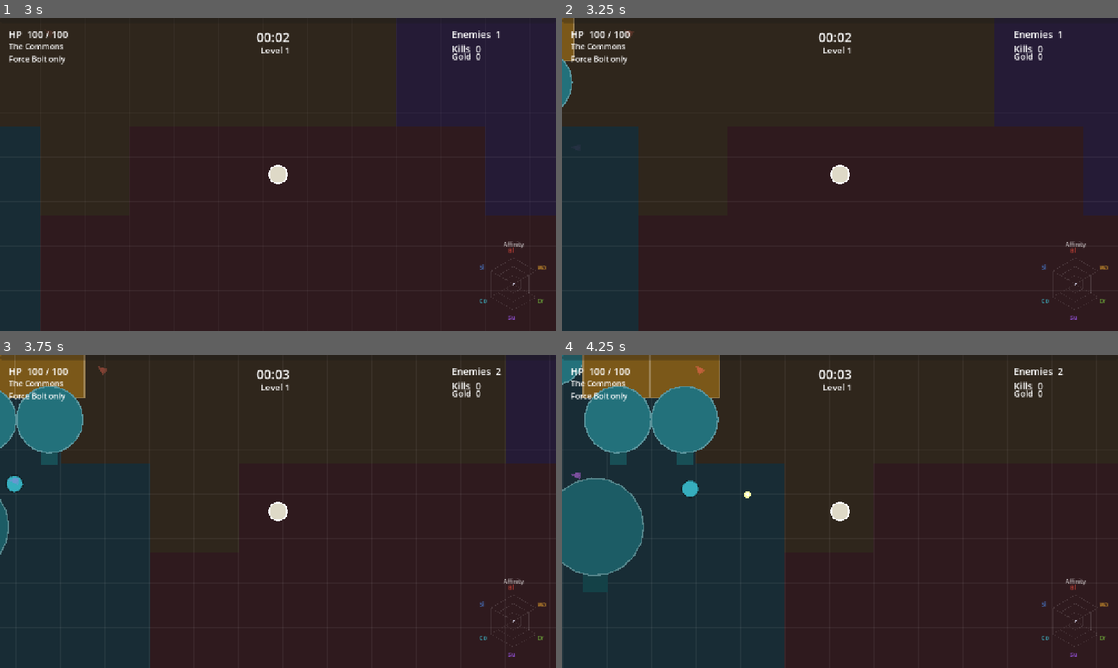
Above: before the commit, frames 1-4 (two rows, left to right).
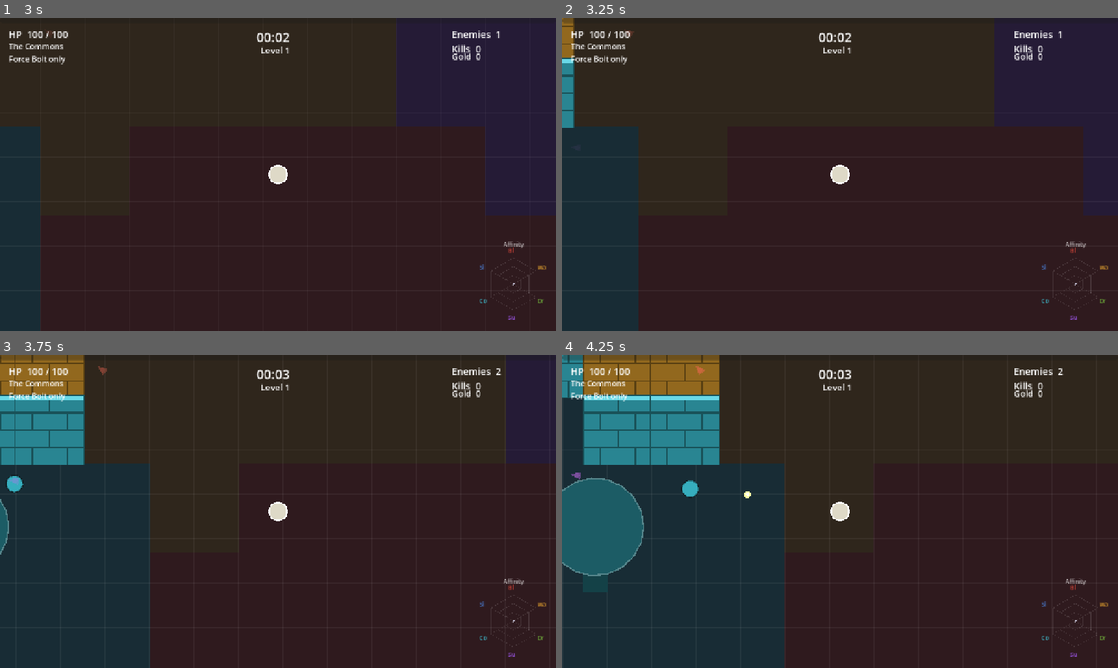
Above: after the commit, the same moments.

Repository: veighnsche/survivors-prototype
Game: Godot game, scene res://main_menu.tscn
Two runs of this game, one before a commit and one after it. Both use one fixed random seed, a clock stepped at 60 frames per second and the inputs below.
Inputs:
- Up to frame 1 (3 s): click "Start Run" at 0.5 s; tap Enter at 1.25 s; hold W 1.28-2.78 s; tap 1 at 1.35 s; tap 2 at 2.1 s; hold A from 2.78 s (still down); tap 3 at 2.85 s
- Up to frame 2 (3.25 s): keep holding A
- Up to frame 3 (3.75 s): keep holding A; tap Q at 3.6 s
- Up to frame 4 (4.25 s): keep holding A

Frame 1 is identical in both runs. In frame 2, 0.4% of the frame differs, in the area x 0-3%, y 0-36%; in frame 3, 2.1%; in frame 4, 3.6%, in the area x 0-29%, y 0-36%.

Commit message:
Utility caster brain, distinct attack kinds, huge biomes, real walls
Brain v2 — utility scoring, not just damage: each cycle scores every
off-cooldown awakened basic on (a) expected damage vs the real field, (b)
survival relief (Repulse valued by nearby contact pressure x low-HP urgency,
Frost Cleave by slow utility on fast enemies), (c) healing need (Leech Bolt
scales with missing HP), (d) home-turf attunement x1.45 for the local biome's
attack. Per-attack cooldowns + a global 0.42s cycle: exactly one cast per
cycle, long-cd attacks don't silence the caster.

New attack kinds: Fireball (AoE on impact), Repulse (radial pushback wave),
Leech Bolt (heals on hit), Frost Cleave (cone + slow), Storm Lance (instant
chain lightning, ChainFx), Soulburst (big AoE, long cd).

World: biome cells 4200 -> 9000 (a biome is a territory); wall gates 30% -> 12%
(rare entrances); dedicated WallBody rampart sprite (stone coursework, biome
tint) replacing repeated building bodies; floor loot nudges out of collision
bodies or skips (never buried unreachable).

Sim-verified per-build attack mixes are situational (Fireball/Force alternation,
Repulse only under pressure, Storm Lance at range).

Co-Authored-By: Claude Opus 4.8 <noreply@anthropic.com>

Diff:
--- a/scripts/border_field.gd
+++ b/scripts/border_field.gd
@@ -68,9 +68,8 @@
 	var gate := Vector2i(int(floor(pos.x / GATE)), int(floor(pos.y / GATE)))
 	if posmod(hash(Vector3i(world_seed ^ 0x77AA11, gate.x, gate.y)), 100) < Config.WALL_GAP_PCT:
 		return null
-	var w := ObstacleBody.new()
+	var w := WallBody.new()
 	w.size = Vector2(TILE + 4.0, TILE + 4.0)
-	w.style = Config.BIOMES[b].obstacle
-	w.color = Color(Config.BIOMES[b].color).darkened(0.45)
+	w.tint = Color(Config.BIOMES[b].color)
 	w.global_position = pos
 	return w
--- /dev/null
+++ b/scripts/chain_fx.gd
@@ -0,0 +1,26 @@
+class_name ChainFx
+extends Node2D
+## Jagged lightning polyline through the chain's hit points, fading fast.
+## World-space points; the node sits at origin.
+
+var points: PackedVector2Array
+var color := Color(0.7, 0.85, 1.0)
+
+
+func _ready() -> void:
+	z_index = 9
+	queue_redraw()
+	var tw := create_tween()
+	tw.tween_property(self, "modulate:a", 0.0, 0.15)
+	tw.tween_callback(queue_free)
+
+
+func _draw() -> void:
+	if points.size() < 2:
+		return
+	for i in points.size() - 1:
+		var a := points[i]
+		var b := points[i + 1]
+		var mid := (a + b) * 0.5 + Vector2(randf_range(-8, 8), randf_range(-8, 8))
+		draw_polyline(PackedVector2Array([a, mid, b]), color, 3.0, true)
+		draw_circle(b, 4.0, color)
--- a/scripts/config.gd
+++ b/scripts/config.gd
@@ -9,15 +9,20 @@
 # The caster fires exactly one basic attack per cast cycle — whichever the
 # brain computes will deal the most damage right now. "force" is the
 # tabula-rasa starter every run begins with.
+# kind: bolt (projectile), cleave (cone), chain (instant jumps), repulse
+# (radial knockback wave), burst (big radial AoE). cooldown is per-attack; the
+# caster cycles globally every CAST_CYCLE and picks ONE off-cooldown attack.
 var BASIC_ATTACKS := {
-	"force":   {"name": "Force Bolt",   "interval": 0.45, "damage": 4.5, "range": 360.0, "speed": 520.0, "dtype": "arcane"},
-	"blast":   {"name": "Firebolt",     "interval": 0.60, "damage": 6.0, "range": 380.0, "speed": 540.0, "dtype": "arcane", "explode": 56.0},
-	"ward":    {"name": "Bulwark Slam", "interval": 0.70, "damage": 9.0, "range": 125.0, "arc": 140.0, "dtype": "reflect", "knockback": 46.0},
-	"drain":   {"name": "Leech Bolt",   "interval": 0.60, "damage": 6.5, "range": 330.0, "speed": 460.0, "dtype": "necrotic"},
-	"control": {"name": "Frost Lance",  "interval": 0.60, "damage": 5.0, "range": 360.0, "speed": 500.0, "dtype": "frost", "slow": 0.55},
-	"sight":   {"name": "True Bolt",    "interval": 0.65, "damage": 5.5, "range": 480.0, "speed": 640.0, "dtype": "precise"},
-	"summon":  {"name": "Spirit Dart",  "interval": 0.40, "damage": 3.5, "range": 340.0, "speed": 480.0, "dtype": "physical"},
-}
+	"force":   {"kind": "bolt",    "name": "Force Bolt",   "cooldown": 0.45, "damage": 4.5, "range": 360.0, "speed": 520.0, "dtype": "arcane"},
+	"blast":   {"kind": "bolt",    "name": "Fireball",     "cooldown": 0.80, "damage": 7.0, "range": 380.0, "speed": 460.0, "dtype": "arcane", "explode": 64.0},
+	"ward":    {"kind": "repulse", "name": "Repulse",      "cooldown": 1.60, "damage": 7.0, "range": 150.0, "dtype": "reflect", "knockback": 120.0},
+	"drain":   {"kind": "bolt",    "name": "Leech Bolt",   "cooldown": 0.70, "damage": 6.0, "range": 330.0, "speed": 460.0, "dtype": "necrotic", "leech": 0.35},
+	"control": {"kind": "cleave",  "name": "Frost Cleave", "cooldown": 0.75, "damage": 8.0, "range": 135.0, "arc": 150.0, "dtype": "frost", "slow": 0.5},
+	"sight":   {"kind": "chain",   "name": "Storm Lance",  "cooldown": 0.90, "damage": 6.0, "range": 480.0, "dtype": "precise", "jumps": 2, "jump_range": 190.0},
+	"summon":  {"kind": "burst",   "name": "Soulburst",    "cooldown": 2.60, "damage": 9.0, "range": 230.0, "dtype": "physical"},
+}
+var CAST_CYCLE := 0.42        # global pace of the one-attack-per-cycle brain
+var BIOME_ATTUNE_BIAS := 1.45 # the brain leans toward the local biome's attack
 var BOLT_LIFE := 0.75
 
 # --- Families (the six corners; v1 implements blast/ward/drain) ---------------
@@ -55,7 +60,7 @@
 }
 var COMMONS_RADIUS := 450.0      # small guaranteed-Commons ring at spawn
 var SPAWN_FAIR_RADIUS := 2600.0  # fair pinwheel: all 3 biomes touch spawn as seed-rotated sectors
-var BIOME_CELL := 4200.0         # HUGE blobs beyond — several screens across; easy to enter, hard to leave
+var BIOME_CELL := 9000.0         # HUGE blobs — a biome is a whole territory, not a patch
 var BIOME_WEIGHTS := {"commons": 0.20, "thornreach": 0.16, "barrows": 0.16, "wilds": 0.16, "cragspire": 0.16, "hollow": 0.16}
 
 # Territory: enemies weaken and head home when outside their biome (no dragging
@@ -165,7 +170,7 @@
 var CHEST_HEAL := 25.0
 
 # Biome border walls
-var WALL_GAP_PCT := 30  # percent of border gate-cells left open as entrances
+var WALL_GAP_PCT := 12  # percent of border gate-cells left open as entrances (gates are rare)
 
 # Obstacles / buildings
 var OBSTACLE_CELL := 420.0
--- a/scripts/game.gd
+++ b/scripts/game.gd
@@ -225,6 +225,7 @@
 			_last_inside_pos = player.global_position
 
 	var biome := biome_map.biome_at(player.global_position)
+	player.current_biome = biome  # the brain leans toward the local biome's attack
 	if biome != _cur_biome:
 		_cur_biome = biome
 		hud.show_banner("Entering %s" % Config.BIOMES[biome].name, Config.BIOMES[biome].color)
--- a/scripts/loot_field.gd
+++ b/scripts/loot_field.gd
@@ -73,6 +73,11 @@
 	var oy := (float(posmod(hy, 10000)) / 10000.0 - 0.5) * cell * jit
 	var pos := Vector2(c) * cell + Vector2(cell * 0.5, cell * 0.5) + Vector2(ox, oy)
 
+	# Never bury loot inside a wall/building — nudge it out, or skip the cell.
+	pos = _free_spot(pos)
+	if pos == Vector2.INF:
+		return null
+
 	var roll := posmod(ht, 100)
 	var node
 	if roll < 86:
@@ -90,6 +95,21 @@
 	return node
 
 
+## Returns a nearby position clear of collision bodies, or Vector2.INF if the
+## whole neighbourhood is blocked.
+func _free_spot(pos: Vector2) -> Vector2:
+	var space := get_world_2d().direct_space_state
+	var q := PhysicsPointQueryParameters2D.new()
+	q.collision_mask = 16
+	q.collide_with_bodies = true
+	q.collide_with_areas = false
+	for off in [Vector2.ZERO, Vector2(90, 0), Vector2(-90, 0), Vector2(0, 90), Vector2(0, -90), Vector2(120, 120), Vector2(-120, -120)]:
+		q.position = pos + off
+		if space.intersect_point(q, 1).is_empty():
+			return pos + off
+	return Vector2.INF
+
+
 func _pickup_kind(h: int) -> String:
 	var kinds := ["heal", "magnet", "bomb", "frenzy", "power", "haste", "shield"]
 	return kinds[posmod(h >> 17, kinds.size())]
--- a/scripts/player.gd
+++ b/scripts/player.gd
@@ -16,9 +16,11 @@
 var radius := 13.0
 var color := Color(0.87, 0.85, 0.78)
 
-# Cast cycle (shared by all basic attacks)
+# Cast cycle: one basic attack per global cycle; each attack has its own cd.
 var cast_cd := 0.0
+var atk_cds: Dictionary = {}
 var bolt_count := 1
+var current_biome := "commons"  # set each frame by the run director
 
 # Global modifiers
 var damage_mult := 1.0
@@ -249,9 +251,10 @@
 
 
 ## Central damage funnel: mults, crits, Shatter, siphon, use-deepens insight.
-func deal(e, base: float, dtype: String, fam: String) -> void:
+## Returns the damage actually applied (leech etc. build on it).
+func deal(e, base: float, dtype: String, fam: String) -> float:
 	if e == null or not is_instance_valid(e):
-		return
+		return 0.0
 	if e.slow_t > 0.0 and has_shatter:
 		base *= 1.45
 	var final_dtype := dtype
@@ -266,6 +269,7 @@
 		RunLog.bump("healing", "siphon", applied * siphon_pct)
 	if fam != "" and applied > 0.0:
 		add_insight(fam, 0.008)
+	return applied
 
 
 # --- The caster brain: ONE basic attack per cycle, the mathematically best one -------
@@ -284,100 +288,198 @@
 	return out
 
 
-func _cast_brain(delta: float) -> void:
-	cast_cd -= delta
-	if cast_cd > 0.0:
-		return
-
-	var best := ""
-	var best_score := 0.0
-	var best_target = null
-
-	for key in _available_basics():
-		var atk: Dictionary = Config.BASIC_ATTACKS[key]
-		var dmg_base: float = atk.damage * (cantrip_mult if key == "force" else fam_power.get(key, 1.0))
-		if atk.has("arc"):
-			# melee cone: sum expected damage over everyone in reach
-			var aim_t := _nearest_enemy_in(atk.range)
-			if aim_t == null:
-				continue
-			var aim: Vector2 = (aim_t.global_position - global_position).normalized()
-			var half: float = deg_to_rad(atk.arc) * 0.5
-			var total := 0.0
-			for e in get_tree().get_nodes_in_group("enemies"):
-				var to_e: Vector2 = e.global_position - global_position
-				if to_e.length() <= atk.range and absf(aim.angle_to(to_e.normalized())) <= half:
-					total += _est(e, dmg_base, atk.dtype)
-			if total > best_score:
-				best_score = total
-				best = key
-				best_target = aim_t
-		else:
+## Utility scoring: damage + survival relief + healing need + home-turf lean.
+func _score_attack(key: String, atk: Dictionary) -> Dictionary:
+	var dmg_base: float = atk.damage * (cantrip_mult if key == "force" else fam_power.get(key, 1.0))
+	var score := 0.0
+	var target = null
+	match atk.kind:
+		"bolt":
 			var t := _nearest_enemy_in(atk.range)
 			if t == null:
-				continue
-			var dmg: float = _est(t, dmg_base, atk.dtype) * bolt_count
+				return {"score": 0.0}
+			score = _est(t, dmg_base, atk.dtype) * bolt_count
 			if atk.has("explode"):
 				var er: float = atk.explode * blast_radius_mult
 				for e2 in get_tree().get_nodes_in_group("enemies"):
 					if e2 != t and t.global_position.distance_to(e2.global_position) <= er:
-						dmg += _est(e2, dmg_base * 0.6, atk.dtype)
-			if dmg > best_score:
-				best_score = dmg
-				best = key
-				best_target = t
+						score += _est(e2, dmg_base * 0.6, atk.dtype)
+			if atk.has("leech"):
+				# healing value scales with how hurt we are
+				var urgency: float = clampf(1.0 - hp / max_hp, 0.0, 1.0)
+				score += _est(t, dmg_base, atk.dtype) * atk.leech * urgency * 3.0
+			target = t
+		"cleave":
+			var aim_t := _nearest_enemy_in(atk.range)
+			if aim_t == null:
+				return {"score": 0.0}
+			var aim: Vector2 = (aim_t.global_position - global_position).normalized()
+			var half: float = deg_to_rad(atk.arc) * 0.5
+			for e in get_tree().get_nodes_in_group("enemies"):
+				var to_e: Vector2 = e.global_position - global_position
+				if to_e.length() <= atk.range and absf(aim.angle_to(to_e.normalized())) <= half:
+					score += _est(e, dmg_base, atk.dtype)
+					if atk.has("slow") and e.slow_t <= 0.0:
+						score += e.speed * 0.02  # slow utility: fast enemies are worth chilling
+			target = aim_t
+		"chain":
+			var t := _nearest_enemy_in(atk.range)
+			if t == null:
+				return {"score": 0.0}
+			score = _est(t, dmg_base, atk.dtype)
+			var links := _chain_targets(t, int(atk.jumps), atk.jump_range)
+			for e in links:
+				score += _est(e, dmg_base * 0.8, atk.dtype)
+			target = t
+		"repulse":
+			# survival tool: value = damage + the contact damage you're relieving
+			var pressure := 0.0
+			var count := 0
+			for e in get_tree().get_nodes_in_group("enemies"):
+				if global_position.distance_to(e.global_position) <= atk.range:
+					score += _est(e, dmg_base, atk.dtype)
+					pressure += e.damage
+					count += 1
+			if count == 0:
+				return {"score": 0.0}
+			var urgency: float = clampf(1.3 - hp / max_hp, 0.3, 1.3)
+			score += pressure * urgency
+		"burst":
+			for e in get_tree().get_nodes_in_group("enemies"):
+				if global_position.distance_to(e.global_position) <= atk.range:
+					score += _est(e, dmg_base, atk.dtype)
+			if score <= 0.0:
+				return {"score": 0.0}
+	# Home-turf attunement: lean toward the attack this biome teaches.
+	if key == Config.BIOMES[current_biome].family:
+		score *= Config.BIOME_ATTUNE_BIAS
+	return {"score": score, "target": target}
+
+
+func _cast_brain(delta: float) -> void:
+	cast_cd -= delta
+	for k in atk_cds:
+		atk_cds[k] = float(atk_cds[k]) - delta
+	if cast_cd > 0.0:
+		return
+
+	var best := ""
+	var best_score := 0.0
+	var best_target = null
+	for key in _available_basics():
+		if float(atk_cds.get(key, 0.0)) > 0.0:
+			continue
+		var atk: Dictionary = Config.BASIC_ATTACKS[key]
+		var res := _score_attack(key, atk)
+		if float(res.score) > best_score:
+			best_score = res.score
+			best = key
+			best_target = res.get("target")
 
 	if best == "":
-		return  # nothing in range; cooldowns keep ticking, retry next frame
+		return  # nothing worth casting; retry next frame
 
 	var chosen: Dictionary = Config.BASIC_ATTACKS[best]
 	_cast_basic(best, chosen, best_target)
 	RunLog.bump("basic_casts", chosen.name)
-	cast_cd = chosen.interval * attack_speed_mult * boost_rate
+	atk_cds[best] = chosen.cooldown * attack_speed_mult * boost_rate
+	cast_cd = Config.CAST_CYCLE * attack_speed_mult * boost_rate
+
+
+func _chain_targets(from_enemy, jumps: int, jump_range: float) -> Array:
+	var links: Array = []
+	var seen := {from_enemy.get_instance_id(): true}
+	var current = from_enemy
+	for j in jumps:
+		var next = null
+		var best_d := jump_range * jump_range
+		for e in get_tree().get_nodes_in_group("enemies"):
+			if seen.has(e.get_instance_id()):
+				continue
+			var d: float = current.global_position.distance_squared_to(e.global_position)
+			if d < best_d:
+				best_d = d
+				next = e
+		if next == null:
+			break
+		seen[next.get_instance_id()] = true
+		links.append(next)
+		current = next
+	return links
 
 
 func _cast_basic(key: String, atk: Dictionary, target) -> void:
 	var fam := "" if key == "force" else key
 	var dmg_base: float = atk.damage * (cantrip_mult if key == "force" else fam_power.get(key, 1.0))
-	if atk.has("arc"):
-		var aim: Vector2 = (target.global_position - global_position).normalized()
-		var half: float = deg_to_rad(atk.arc) * 0.5
-		for e in get_tree().get_nodes_in_group("enemies"):
-			var to_e: Vector2 = e.global_position - global_position
-			if to_e.length() <= atk.range and absf(aim.angle_to(to_e.normalized())) <= half:
-				deal(e, dmg_base, atk.dtype, fam)
-				if atk.has("knockback"):
+	match atk.kind:
+		"bolt":
+			var base_dir: Vector2 = (target.global_position - global_position).normalized()
+			var spread := deg_to_rad(12.0)
+			for i in bolt_count:
+				var offset := 0.0
+				if bolt_count > 1:
+					offset = spread * (i - (bolt_count - 1) / 2.0)
+				var p := Projectile.new()
+				p.damage = dmg_base * damage_mult * boost_dmg
+				p.speed = atk.speed
+				p.life = Config.BOLT_LIFE
+				p.direction = base_dir.rotated(offset)
+				p.dtype = atk.dtype
+				p.fam = fam
+				if atk.has("explode"):
+					p.explode_radius = atk.explode * blast_radius_mult
+					p.explode_factor = 0.6
+				if atk.has("leech"):
+					p.leech = atk.leech
+				if key != "force":
+					p.tint = Config.FAMILY_COLORS[key]
+				p.source = self
+				p.global_position = global_position
+				projectile_parent.add_child(p)
+		"cleave":
+			var aim: Vector2 = (target.global_position - global_position).normalized()
+			var half: float = deg_to_rad(atk.arc) * 0.5
+			var slow_factor := maxf(0.25, atk.slow - 0.05 * chill_level)
+			for e in get_tree().get_nodes_in_group("enemies"):
+				var to_e: Vector2 = e.global_position - global_position
+				if to_e.length() <= atk.range and absf(aim.angle_to(to_e.normalized())) <= half:
+					deal(e, dmg_base, atk.dtype, fam)
+					e.apply_slow(slow_factor, 1.8)
+			var ring := RingFx.new()
+			ring.max_radius = atk.range
+			ring.color = Config.FAMILY_COLORS.control
+			ring.global_position = global_position
+			projectile_parent.add_child(ring)
+		"chain":
+			var pts := PackedVector2Array([global_position, target.global_position])
+			deal(target, dmg_base, atk.dtype, fam)
+			for e in _chain_targets(target, int(atk.jumps), atk.jump_range):
+				deal(e, dmg_base * 0.8, atk.dtype, fam)
+				pts.append(e.global_position)
+			var bolt := ChainFx.new()
+			bolt.points = pts
+			bolt.color = Config.FAMILY_COLORS.sight
+			projectile_parent.add_child(bolt)
+		"repulse":
+			for e in get_tree().get_nodes_in_group("enemies"):
+				var to_e: Vector2 = e.global_position - global_position
+				if to_e.length() <= atk.range:
+					deal(e, dmg_base, atk.dtype, fam)
 					e.global_position += to_e.normalized() * atk.knockback
-		var ring := RingFx.new()
-		ring.max_radius = atk.range
-		ring.color = Config.FAMILY_COLORS.ward
-		ring.global_position = global_position
-		projectile_parent.add_child(ring)
-		return
-
-	var base_dir: Vector2 = (target.global_position - global_position).normalized()
-	var spread := deg_to_rad(12.0)
-	for i in bolt_count:
-		var offset := 0.0
-		if bolt_count > 1:
-			offset = spread * (i - (bolt_count - 1) / 2.0)
-		var p := Projectile.new()
-		p.damage = dmg_base * damage_mult * boost_dmg
-		p.speed = atk.speed
-		p.life = Config.BOLT_LIFE
-		p.direction = base_dir.rotated(offset)
-		p.dtype = atk.dtype
-		p.fam = fam
-		if atk.has("explode"):
-			p.explode_radius = atk.explode * blast_radius_mult
-			p.explode_factor = 0.6
-		if atk.has("slow"):
-			p.slow_factor = maxf(0.25, atk.slow - 0.05 * chill_level)
-		if key != "force":
-			p.tint = Config.FAMILY_COLORS[key]
-		p.source = self
-		p.global_position = global_position
-		projectile_parent.add_child(p)
+			var ring := RingFx.new()
+			ring.max_radius = atk.range
+			ring.color = Config.FAMILY_COLORS.ward
+			ring.global_position = global_position
+			projectile_parent.add_child(ring)
+		"burst":
+			for e in get_tree().get_nodes_in_group("enemies"):
+				if global_position.distance_to(e.global_position) <= atk.range:
+					deal(e, dmg_base, atk.dtype, fam)
+			var ring := RingFx.new()
+			ring.max_radius = atk.range
+			ring.color = Config.FAMILY_COLORS.summon
+			ring.global_position = global_position
+			projectile_parent.add_child(ring)
 
 
 func _nearest_enemy_in(reach: float) -> Node2D:
@@ -613,6 +715,12 @@
 	hp = min(max_hp, hp + amount)
 	modulate = Color(0.6, 1.6, 0.6)
 	create_tween().tween_property(self, "modulate", Color.WHITE, 0.2)
+
+
+## Quiet heal for per-hit lifesteal (no flash spam).
+func leech_heal(amount: float) -> void:
+	hp = min(max_hp, hp + amount)
+	RunLog.bump("healing", "leech", amount)
 
 
 func _on_hurt_area_entered(area: Area2D) -> void:
--- a/scripts/projectile.gd
+++ b/scripts/projectile.gd
@@ -13,7 +13,8 @@
 var explode_factor := 0.6
 var dtype := "arcane"
 var fam := ""             # family credited when routed through the player
-var slow_factor := 1.0    # <1: Frost Lance chills what it hits
+var slow_factor := 1.0    # <1: chills what it hits
+var leech := 0.0          # >0: Leech Bolt heals the caster this fraction of damage
 var tint := Color(1.0, 1.0, 0.65)
 var source: Node
 var _hit: Dictionary = {}
@@ -68,7 +69,9 @@
 		var credit := fam
 		if credit == "" and explode_radius > 0.0:
 			credit = "blast"
-		source.deal(e, base, dtype, credit)
+		var applied: float = source.deal(e, base, dtype, credit)
+		if leech > 0.0 and applied > 0.0:
+			source.leech_heal(applied * leech)
 	else:
 		e.take_damage(amount, dtype)
 
--- /dev/null
+++ b/scripts/wall_body.gd
@@ -0,0 +1,44 @@
+class_name WallBody
+extends StaticBody2D
+## A biome border rampart — its own look (stone coursework with a lit top edge),
+## tinted by the biome it belongs to. Distinct from ObstacleBody buildings.
+
+var size := Vector2(100, 100)
+var tint := Color(0.4, 0.2, 0.2)
+
+
+func _ready() -> void:
+	z_index = 2
+	collision_layer = 16
+	collision_mask = 0
+	var cs := CollisionShape2D.new()
+	var rect := RectangleShape2D.new()
+	rect.size = size
+	cs.shape = rect
+	add_child(cs)
+	queue_redraw()
+
+
+func _draw() -> void:
+	var r := Rect2(-size * 0.5, size)
+	var base := tint.darkened(0.35)
+	var mortar := tint.darkened(0.6)
+	var top := tint.lightened(0.22)
+
+	draw_rect(r, base)
+	# stone coursework: horizontal mortar lines + staggered verticals
+	var rows := 4
+	var row_h := size.y / rows
+	for i in range(1, rows):
+		var y := -size.y * 0.5 + i * row_h
+		draw_line(Vector2(-size.x * 0.5, y), Vector2(size.x * 0.5, y), mortar, 2.0)
+	for i in rows:
+		var y0 := -size.y * 0.5 + i * row_h
+		var stagger := (size.x * 0.25) if i % 2 == 0 else 0.0
+		var x := -size.x * 0.5 + size.x * 0.25 + stagger
+		while x < size.x * 0.5:
+			draw_line(Vector2(x, y0), Vector2(x, y0 + row_h), mortar, 2.0)
+			x += size.x * 0.5
+	# lit crown so the rampart reads as raised
+	draw_rect(Rect2(-size.x * 0.5, -size.y * 0.5, size.x, 7.0), top)
+	draw_rect(r, mortar, false, 1.5)
Not shown, added: scripts/chain_fx.gd.uid
Not shown, added: scripts/wall_body.gd.uid
